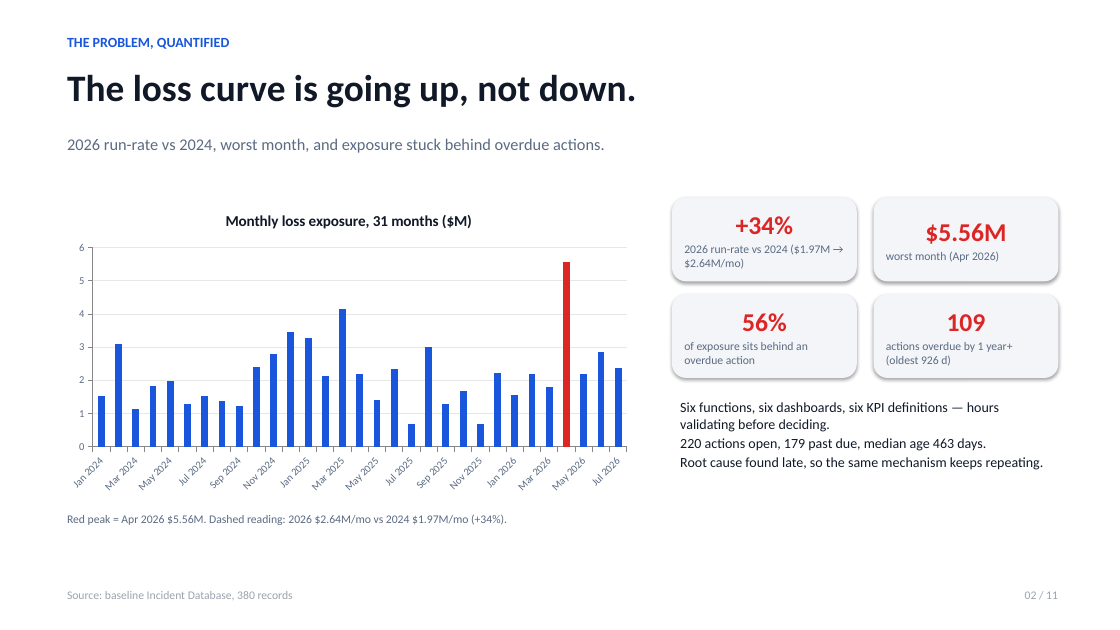
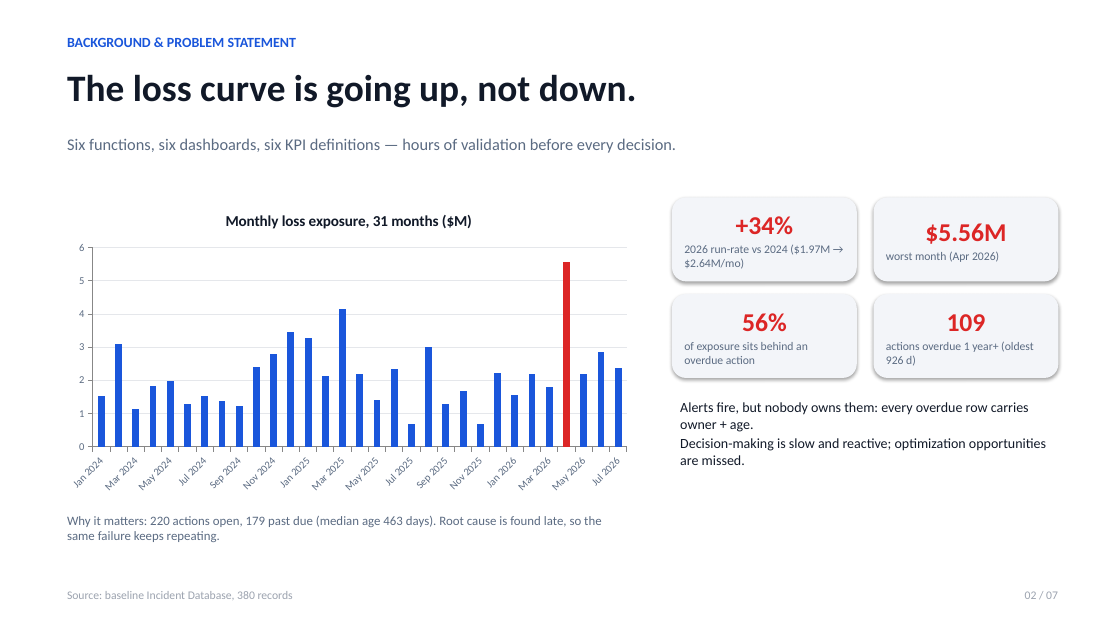
Before and after one commit to naufalraihans/lomba-caliber, a slide deck: slide 2 of submission/03_presentation.pptx. Drawn at 1120x630 pixels with LibreOffice and Linux fonts; fonts in the diff are those of the drawing. Boxes give left, top, right and bottom in pixels: in the first picture for what was removed or moved away, otherwise in the second. Text is boxed around its words. In the diff, an @@ line names an element or a change of style, - is before the commit and + after.

```diff
--- a/submission/03_presentation.pptx
+++ b/submission/03_presentation.pptx
@@ text at [67, 38, 297, 47]: text changed @@
-THE PROBLEM, QUANTIFIED
+BACKGROUND & PROBLEM STATEMENT
@@ text at [67, 138, 676, 153]: text changed @@
-2026 run-rate vs 2024, worst month, and exposure stuck behind overdue actions.
+Six functions, six dashboards, six KPI definitions — hours of validation before every decision.
@@ text in rounded rectangle at [886, 341, 1034, 366]: text changed @@
-actions overdue by 1 year+ (oldest 926 d)
+actions overdue 1 year+ (oldest 926 d)
@@ text added at [680, 402, 1046, 465], 12 pt, text #111928 @@
+Alerts fire, but nobody owns them: every overdue row carries owner + age.
+Decision-making is slow and reactive; optimization opportunities are missed.
@@ text at [67, 516, 601, 542]: text changed; size 12 to 11 pt; text colour #111928 to #5B6B82 @@
-Six functions, six dashboards, six KPI definitions — hours validating before deciding.
-220 actions open, 179 past due, median age 463 days.
-Root cause found late, so the same mechanism keeps repeating.
+Why it matters: 220 actions open, 179 past due (median age 463 days). Root cause is found late, so the same failure keeps repeating.
@@ text removed at [67, 514, 507, 525] @@
-Red peak = Apr 2026 $5.56M. Dashed reading: 2026 $2.64M/mo vs 2024 $1.97M/mo (+34%).
@@ text at [1025, 591, 1058, 599]: text changed @@
-02 / 11
+02 / 07
```
Also in this commit, not shown: 7 other slides changed, 4 slides added, 3 slides removed, 2 other files.
